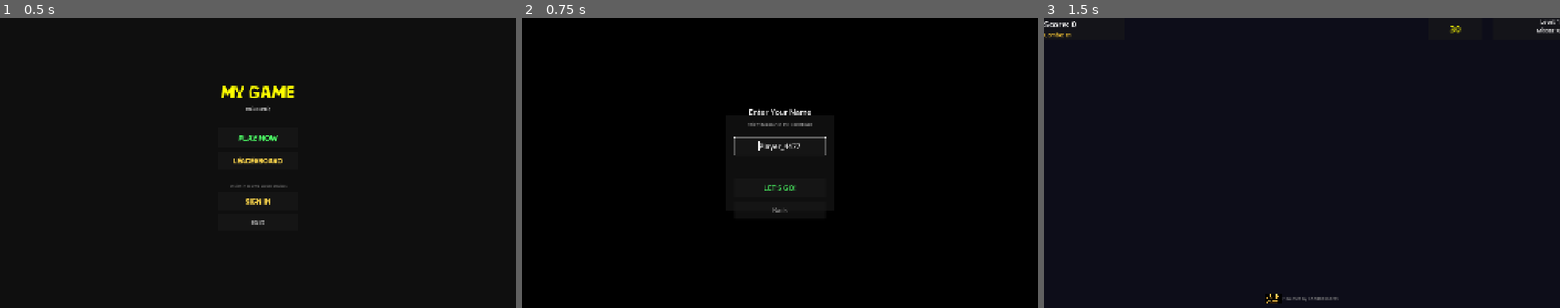
Above: before the commit, frames 1-3 (left to right).
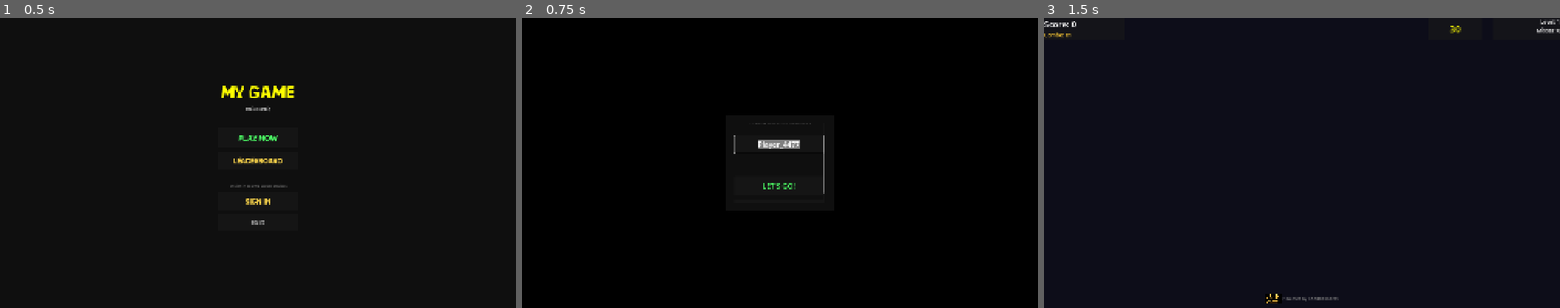
Above: after the commit, the same moments.

Repository: cheddatech/CheddaBoards-Godot
Game: Godot game, scene res://scenes/MainMenu.tscn
Same seed, same stepped clock (60 frames per second), same inputs: the game is played once before the commit and once after it.
Inputs:
- Up to frame 1 (0.5 s): no input
- Up to frame 2 (0.75 s): click "PLAY NOW" at 0.5 s
- Up to frame 3 (1.5 s): click "LET'S GO!" at 1.25 s

Frame 1 is identical in both runs. In frame 2, 0.9% of the frame differs, in the area x 41-59%, y 31-68%; in frame 3, nothing differs.

Commit message:
Update MainMenu.gd

Diff:
--- a/scripts/MainMenu.gd
+++ b/scripts/MainMenu.gd
@@ -1,4 +1,4 @@
-# MainMenu.gd v2.1.6
+# MainMenu.gd v2.1.7
 # Main menu with authentication flow and profile display
 # - Login panel: PLAY NOW (with name entry), Leaderboard, and Sign In (device code)
 # - Name entry panel: For new anonymous players to set their display name
@@ -9,6 +9,34 @@
 # - MobileUI integration for responsive scaling
 # https://github.com/cheddatech/CheddaBoards-Godot
 #
+# v2.1.7: Exit button rework + has_played now means a real score
+#          + mobile panel scrolling.
+#          - Panels are now scrollable on phones: each panel's VBox is
+#            wrapped in a runtime ScrollContainer (vertical only,
+#            scroll_deadzone so drags over buttons scroll but taps still
+#            press). Scene file unchanged; desktop looks identical when
+#            content fits.
+#          - has_played was set at name entry, BEFORE the game even
+#            launched, so a player who typed a name and quit was routed
+#            to the "welcome back" anonymous dashboard forever - with
+#            zero plays. Name confirm now saves only the nickname/ID;
+#            the Game wrapper marks has_played when a score actually
+#            submits (see Game.gd v1.1.1). Matches the v2.1.4 spec:
+#            "a score was submitted in any prior session".
+#            Self-heal: if the server profile shows plays/score but the
+#            local flag is unset, it's marked on profile load.
+#          - New ExitButton on the logged-in MainPanel: players can leave
+#            without logging out first (logout wipes the session, so
+#            forcing it just to exit meant re-auth on every return).
+#          - New @export web_exit_url replaces a hardcoded studio URL.
+#            On web, Exit navigates there: same-tab when full-window,
+#            NEW TAB when running inside an iframe (itch.io embeds), so
+#            the host page stays intact. If a popup blocker eats the new
+#            tab, the button shows the URL instead.
+#          - web_exit_url empty (the default): all Exit buttons are
+#            hidden on web builds - get_tree().quit() just freezes the
+#            canvas in a browser. Native builds always show Exit and
+#            quit normally.
 # v2.1.6: Web name input fix (mobile browsers).
 #          Godot's in-engine LineEdit can't receive typed characters on
 #          mobile web browsers (backspace registers, typing doesn't), so
@@ -104,6 +132,16 @@
 const MIN_NAME_LENGTH: int = 2
 const MAX_NAME_LENGTH: int = 16
 
+## Where the Exit button sends players in web builds (e.g. your game's
+## website or itch page). On web, get_tree().quit() just freezes the
+## canvas, so Exit navigates instead:
+##   - running full-window: same-tab redirect to this URL
+##   - running inside an iframe (itch.io embeds): opens it in a new tab,
+##     leaving the host page intact
+## Leave EMPTY to hide the Exit buttons entirely on web (native builds
+## always show Exit and quit normally).
+@export var web_exit_url: String = ""
+
 # ============================================================
 # NODE REFERENCES - LOGIN PANEL
 # ============================================================
@@ -170,6 +208,7 @@
 @onready var achievement_button = $MainPanel/MarginContainer/VBoxContainer/AchievementsButton
 @onready var leaderboard_button = $MainPanel/MarginContainer/VBoxContainer/LeaderboardButton
 @onready var logout_button = $MainPanel/MarginContainer/VBoxContainer/LogoutButton
+@onready var main_exit_button = $MainPanel/MarginContainer/VBoxContainer/ExitButton
 
 # ============================================================
 # STATE
@@ -223,12 +262,14 @@
 # ============================================================
 
 func _ready():
+	# --- CheddaBoards credentials (managed by Setup Wizard) ---
+	CheddaBoards.set_api_key("")
+	CheddaBoards.set_game_id("")
+	# --- end CheddaBoards credentials ---
 	# CheddaBoards credentials.
 	# Replace with your own from the developer dashboard at cheddaboards.com.
 	# SDK v2.2.0+ ships with empty defaults — set them here before any
 	# other CheddaBoards call (login, profile fetch, score submit).
-	CheddaBoards.set_api_key("")
-	CheddaBoards.set_game_id("")
 
 	# Generate anonymous player ID
 	_setup_anonymous_player()
@@ -312,6 +353,15 @@
 		achievement_button.pressed.connect(_on_achievements_pressed)
 	if logout_button:
 		logout_button.pressed.connect(_on_logout_pressed)
+	if main_exit_button:
+		main_exit_button.pressed.connect(_on_exit_button_pressed)
+
+	# On web with no exit URL configured, hide Exit everywhere -
+	# quit() just freezes the canvas in a browser
+	_apply_web_exit_visibility()
+
+	# Phones: wrap each panel's content in a ScrollContainer
+	_make_panels_scrollable()
 
 	# Apply MobileUI scaling
 	_scale_ui()
@@ -428,6 +478,7 @@
 	MobileUI.scale_button(achievement_button, 16, 44)
 	MobileUI.scale_button(leaderboard_button, 16, 44)
 	MobileUI.scale_button(logout_button, 16, 40)
+	MobileUI.scale_button(main_exit_button, 16, 40)
 
 	var margin = main_panel.get_node_or_null("MarginContainer")
 	if margin is MarginContainer:
@@ -799,9 +850,11 @@
 	if anonymous_panel:
 		anonymous_panel.visible = false
 
-	var title_label = name_entry_panel.get_node_or_null("MarginContainer/VBoxContainer/TitleLabel")
-	var subtitle_label = name_entry_panel.get_node_or_null("MarginContainer/VBoxContainer/SubtitleLabel")
-	var confirm_btn = name_entry_panel.get_node_or_null("MarginContainer/VBoxContainer/ConfirmNameButton")
+	# find_child (not fixed paths): the VBox may be wrapped in a runtime
+	# ScrollContainer by _make_panels_scrollable()
+	var title_label = name_entry_panel.find_child("TitleLabel", true, false)
+	var subtitle_label = name_entry_panel.find_child("SubtitleLabel", true, false)
+	var confirm_btn = name_entry_panel.find_child("ConfirmNameButton", true, false)
 
 	if mode == "rename":
 		if title_label:
@@ -833,6 +886,9 @@
 	name_status_label.text = ""
 
 	name_line_edit.grab_focus()
+	# Pre-select the prefilled name: typing replaces it immediately,
+	# but it's still accepted as-is with one press of the confirm button
+	name_line_edit.select_all()
 	_update_confirm_button_state()
 
 func _open_web_name_modal(default_text: String, mode: String) -> void:
@@ -999,6 +1055,11 @@
 	var play_count = int(profile.get("playCount", profile.get("plays", 0)))
 	var rank = int(profile.get("rank", profile.get("position", 0)))
 
+	# Self-heal: server shows real activity but the local flag is unset
+	# (older install, cleared save, or the wrapper's write failed)
+	if not anonymous_has_played and (play_count > 0 or all_time_score > 0):
+		_mark_anonymous_has_played()
+
 	if all_time_score == 0:
 		all_time_score = CheddaBoards.get_high_score()
 	if play_count == 0:
@@ -1163,6 +1224,8 @@
 		leaderboard_button.disabled = disabled
 	if logout_button:
 		logout_button.disabled = false  # Always allow logout
+	if main_exit_button:
+		main_exit_button.disabled = false  # Always allow exit
 
 func _set_status(message: String, is_error: bool = false):
 	"""Set status label"""
@@ -1182,12 +1245,67 @@
 	_show_name_entry_panel()
 
 func _on_exit_button_pressed():
-	"""Exit game - redirect to chedda.games in HTML5, quit otherwise"""
+	"""Exit game. Native: quit. Web: navigate to web_exit_url -
+	same-tab when full-window, new tab when iframed (itch.io embeds)
+	so the host page stays intact. quit() is never called on web
+	(it just freezes the canvas)."""
 	_log("Exit pressed")
 	if OS.has_feature("web"):
-		JavaScriptBridge.eval("window.location.href = 'https://chedda.games'")
-	else:
-		get_tree().quit()
+		if web_exit_url.is_empty():
+			return  # buttons are hidden in this state; nothing to do
+		var in_iframe = JavaScriptBridge.eval("window.self !== window.top", true)
+		if in_iframe:
+			var js_open = "window.open('%s', '_blank') !== null" % web_exit_url
+			var opened = JavaScriptBridge.eval(js_open, true)
+			if not opened:
+				# Popup blocked - show the URL on whichever exit button was pressed
+				for btn in [main_exit_button, exit_button, anon_exit_button]:
+					if btn and btn.is_visible_in_tree():
+						btn.text = web_exit_url.trim_prefix("https://").trim_prefix("http://")
+		else:
+			JavaScriptBridge.eval("window.location.href = '%s'" % web_exit_url, true)
+		return
+	get_tree().quit()
+
+func _apply_web_exit_visibility():
+	"""Hide all Exit buttons on web builds when no exit URL is configured."""
+	if OS.has_feature("web") and web_exit_url.is_empty():
+		for btn in [exit_button, anon_exit_button, main_exit_button]:
+			if btn:
+				btn.visible = false
+
+func _make_panels_scrollable():
+	"""Phones: panel content can be taller than the screen, leaving the
+	lower buttons unreachable. Wrap each panel's VBox in a ScrollContainer
+	at runtime - the scene file stays untouched and existing node
+	references survive reparenting. When content fits, the scrollbar
+	never appears, so desktop looks identical."""
+	for panel in [login_panel, name_entry_panel, anonymous_panel, main_panel]:
+		if not panel:
+			continue
+		var margin = panel.get_node_or_null("MarginContainer")
+		if not margin:
+			continue
+		var vbox = margin.get_node_or_null("VBoxContainer")
+		if not vbox:
+			continue
+		var scroll = ScrollContainer.new()
+		scroll.name = "Scroll"
+		scroll.horizontal_scroll_mode = ScrollContainer.SCROLL_MODE_DISABLED
+		scroll.vertical_scroll_mode = ScrollContainer.SCROLL_MODE_AUTO
+		# A drag that starts on a button scrolls once it moves this far;
+		# a clean tap still presses the button
+		scroll.scroll_deadzone = 24
+		scroll.follow_focus = true
+		margin.remove_child(vbox)
+		margin.add_child(scroll)
+		scroll.add_child(vbox)
+		vbox.size_flags_horizontal = Control.SIZE_EXPAND_FILL
+		# Fill the scroll's height when content fits, so VBoxes with
+		# alignment=center stay vertically centred on desktop exactly as
+		# before the wrap; when content overflows, min size wins and it
+		# scrolls as normal
+		vbox.size_flags_vertical = Control.SIZE_EXPAND_FILL
 
 # ============================================================
 # DEVICE CODE AUTH HANDLERS
@@ -1381,9 +1499,12 @@
 			main_panel.visible = true
 			welcome_label.text = "Welcome, %s!" % name_text
 	else:
-		# First play: set up anonymous identity and start the game
+		# First play: set up anonymous identity and start the game.
+		# Save the nickname/ID but NOT has_played - the Game wrapper marks
+		# that when a score actually submits, so a player who types a name
+		# and bails still gets the fresh start screen next launch.
 		anonymous_nickname = name_text
-		_mark_anonymous_has_played()
+		_save_player_data()
 
 		CheddaBoards.set_player_id(anonymous_player_id)
 		CheddaBoards.change_nickname(name_text)
